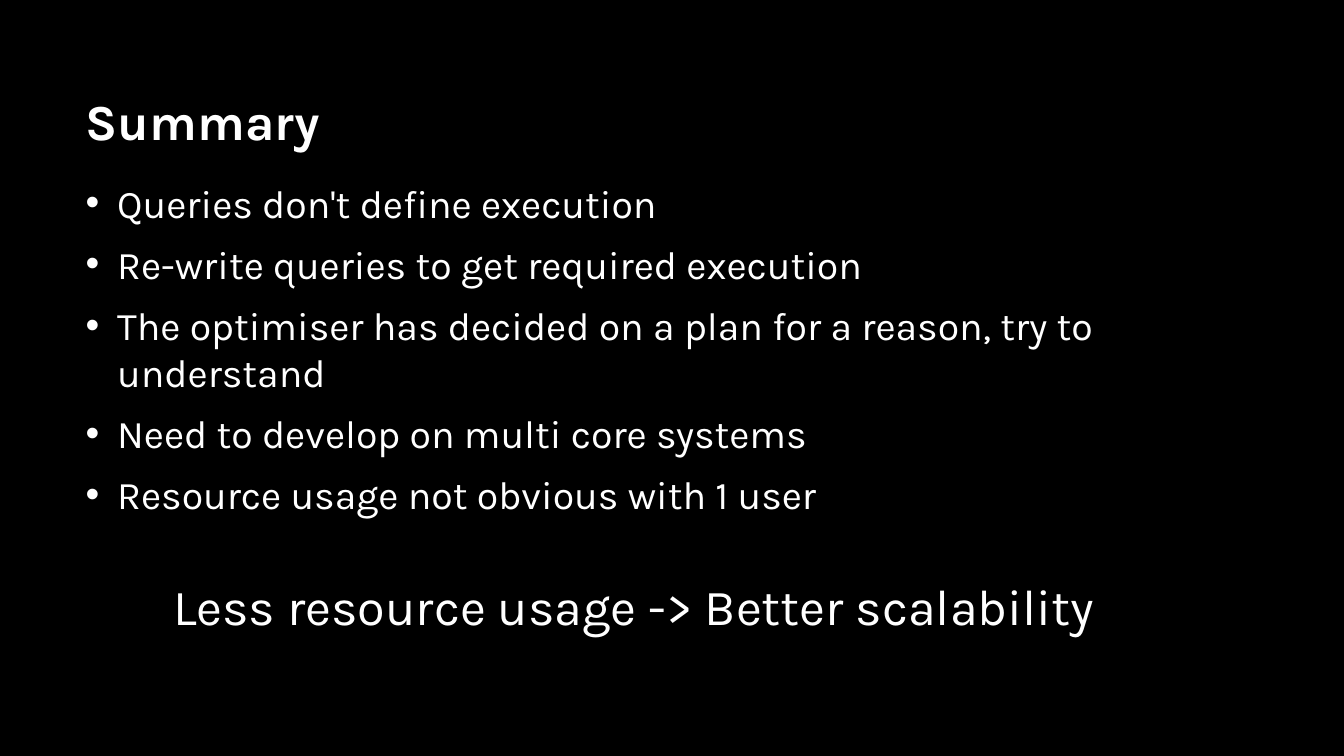
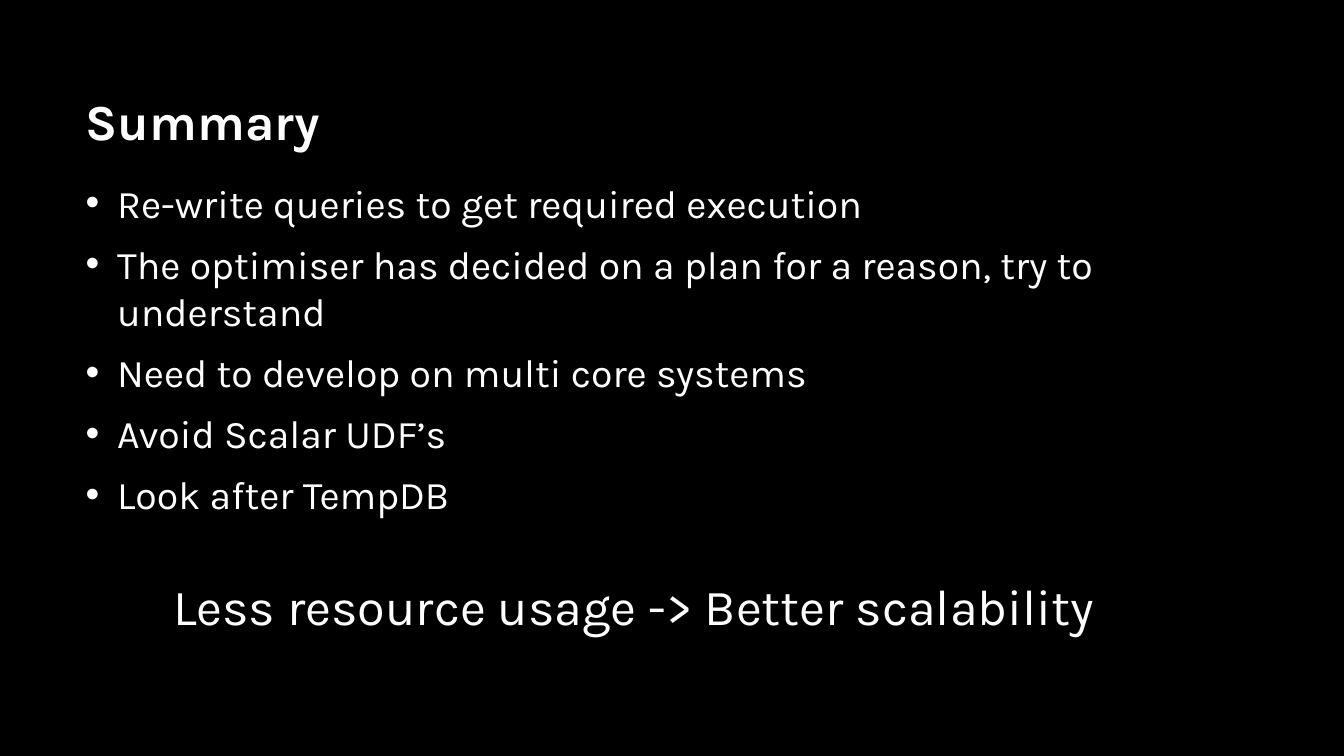
Before and after one commit to sabinio/SQLTraining, a slide deck: slide 44 of Slides/4. Performance.pptx (slide 38 before the commit). Drawn at 1344x756 pixels with LibreOffice and Linux fonts; fonts in the diff are those of the drawing; background and template pictures are left out. Boxes give left, top, right and bottom in pixels: in the first picture for what was removed or moved away, otherwise in the second. Text is boxed around its words. In the diff, an @@ line names an element or a change of style, - is before the commit and + after.

```diff
--- a/Slides/4. Performance.pptx
+++ b/Slides/4. Performance.pptx
@@ text at [117,191,657,225]: paragraph removed @@
-• Queries don't define execution
@@ text at [117,421,449,519]: text changed @@
-• Resource usage not obvious with 1 user
+• Avoid Scalar UDF’s
+• Look after TempDB
```
Also in this commit, not shown: 8 other slides changed, 7 slides added.
